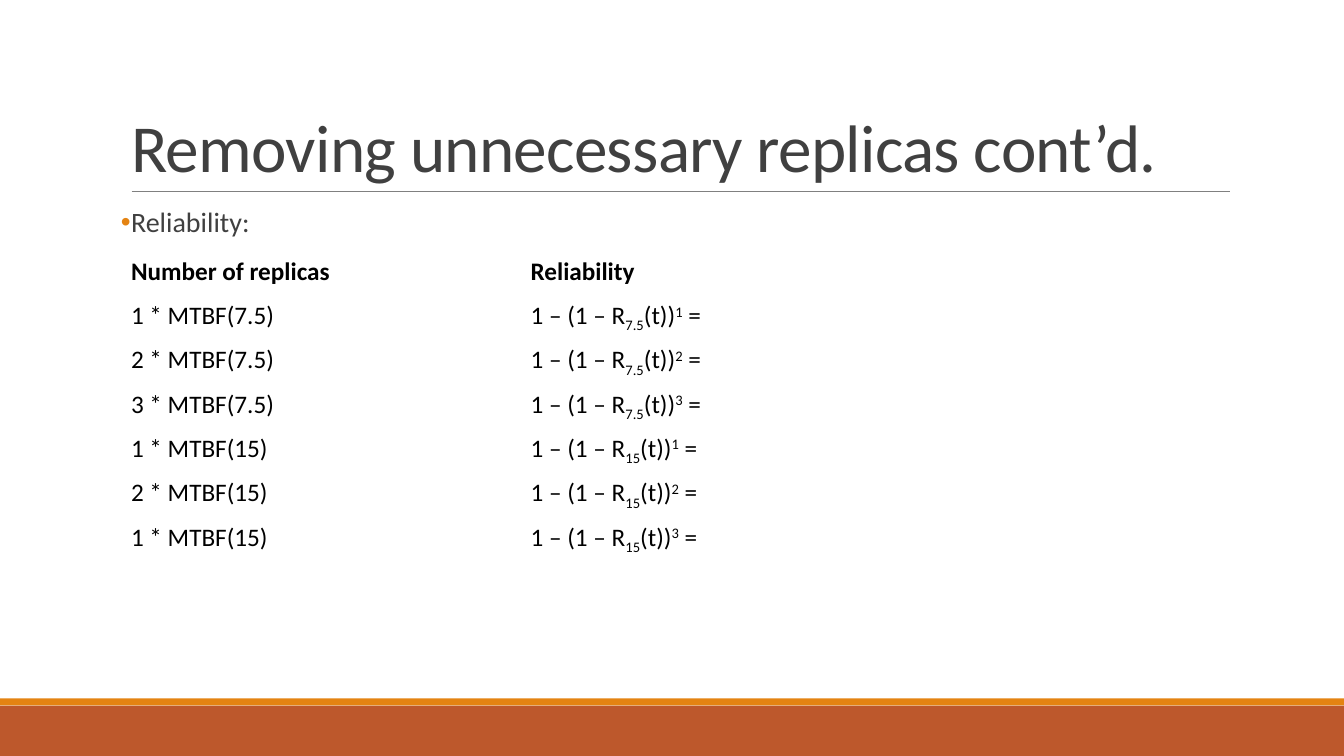
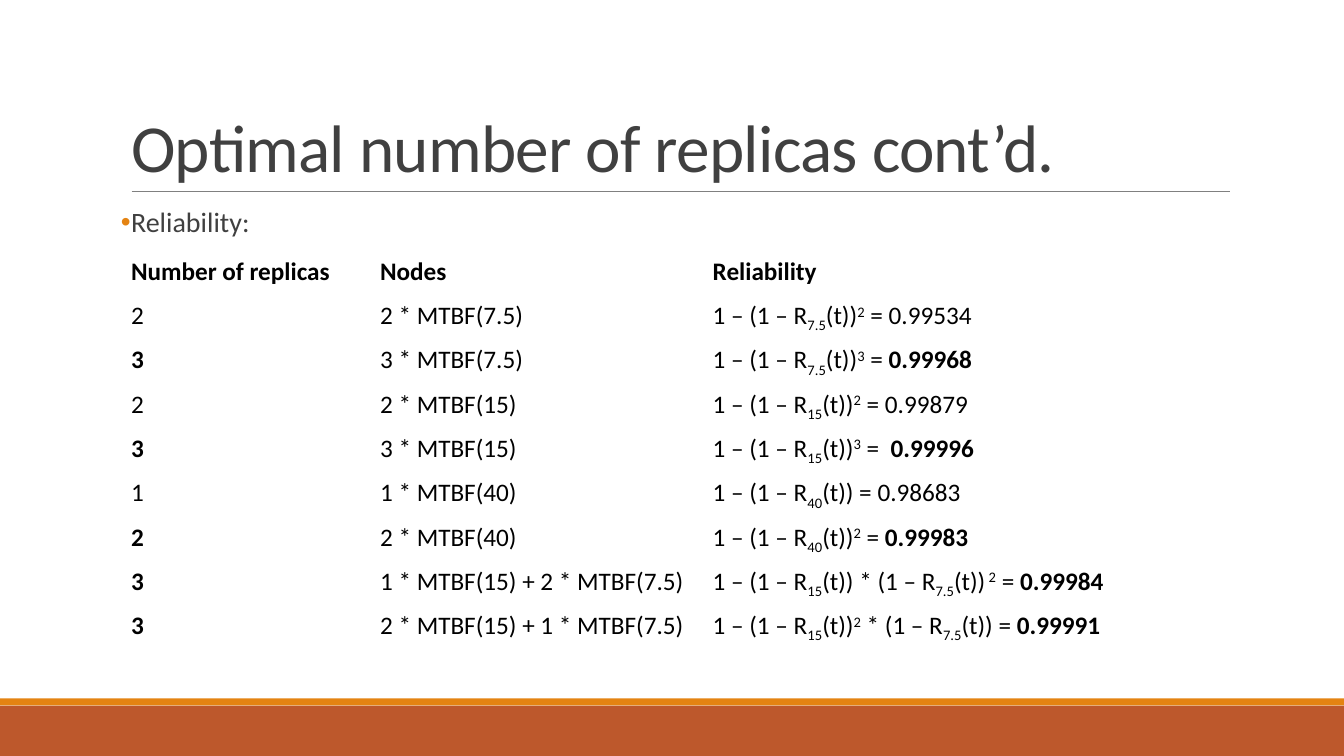
Before and after one commit to PStahl/master_thesis, a slide deck: slide 17 of presentation/presentation.pptx (slide 11 before the commit). Drawn at 1344x756 pixels with LibreOffice and Linux fonts; fonts in the diff are those of the drawing. Boxes give left, top, right and bottom in pixels: in the first picture for what was removed or moved away, otherwise in the second. Text is boxed around its words. In the diff, an @@ line names an element or a change of style, - is before the commit and + after.

Commit message:
update presentation

```diff
--- a/presentation/presentation.pptx
+++ b/presentation/presentation.pptx
@@ title at (131,125,1055,183): text changed @@
-Removing unnecessary replicas cont’d.
+Optimal number of replicas cont’d.
@@ table at (121,252,1190,652) @@
-Number of replicas | Reliability
-1 * MTBF(7.5) | 1 – (1 – R7.5(t))1 =
-2 * MTBF(7.5) | 1 – (1 – R7.5(t))2 =
-3 * MTBF(7.5) | 1 – (1 – R7.5(t))3 =
-1 * MTBF(15) | 1 – (1 – R15(t))1 =
-2 * MTBF(15) | 1 – (1 – R15(t))2 =
-1 * MTBF(15) | 1 – (1 – R15(t))3 =
+Number of replicas | Nodes | Reliability
+2 | 2 * MTBF(7.5) | 1 – (1 – R7.5(t))2 = 0.99534
+3 | 3 * MTBF(7.5) | 1 – (1 – R7.5(t))3 = 0.99968
+2 | 2 * MTBF(15) | 1 – (1 – R15(t))2 = 0.99879
+3 | 3 * MTBF(15) | 1 – (1 – R15(t))3 = 0.99996
+1 | 1 * MTBF(40) | 1 – (1 – R40(t)) = 0.98683
+2 | 2 * MTBF(40) | 1 – (1 – R40(t))2 = 0.99983
+3 | 1 * MTBF(15) + 2 * MTBF(7.5) | 1 – (1 – R15(t)) * (1 – R7.5(t)) 2 = 0.99984
+3 | 2 * MTBF(15) + 1 * MTBF(7.5) | 1 – (1 – R15(t))2 * (1 – R7.5(t)) = 0.99991
```
Also in this commit, not shown: 2 other slides changed, 11 slides added, 5 other files.
